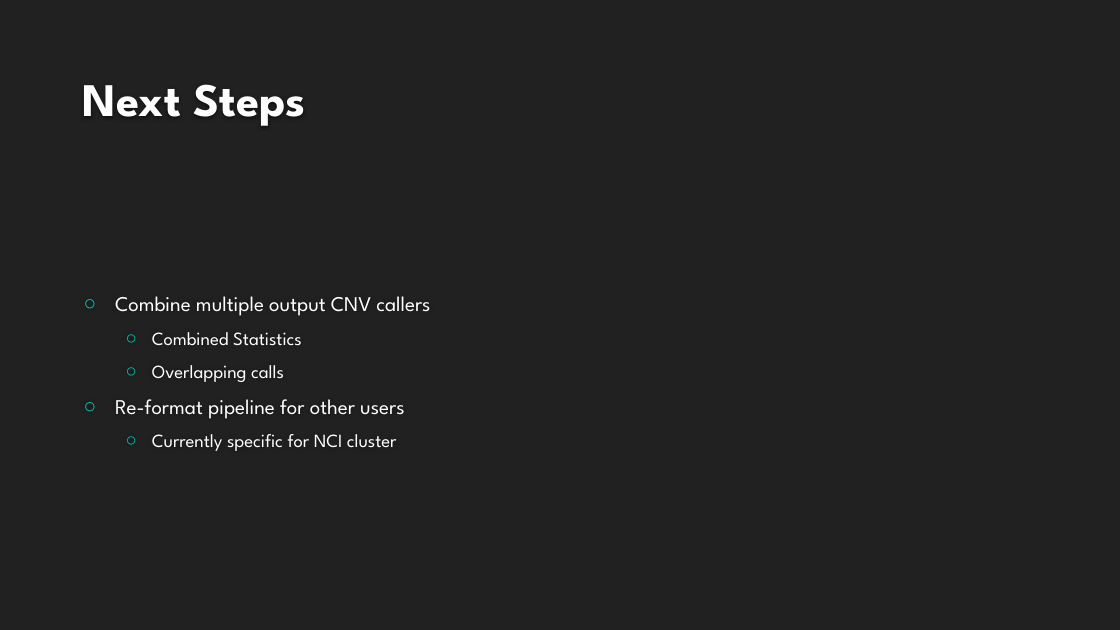
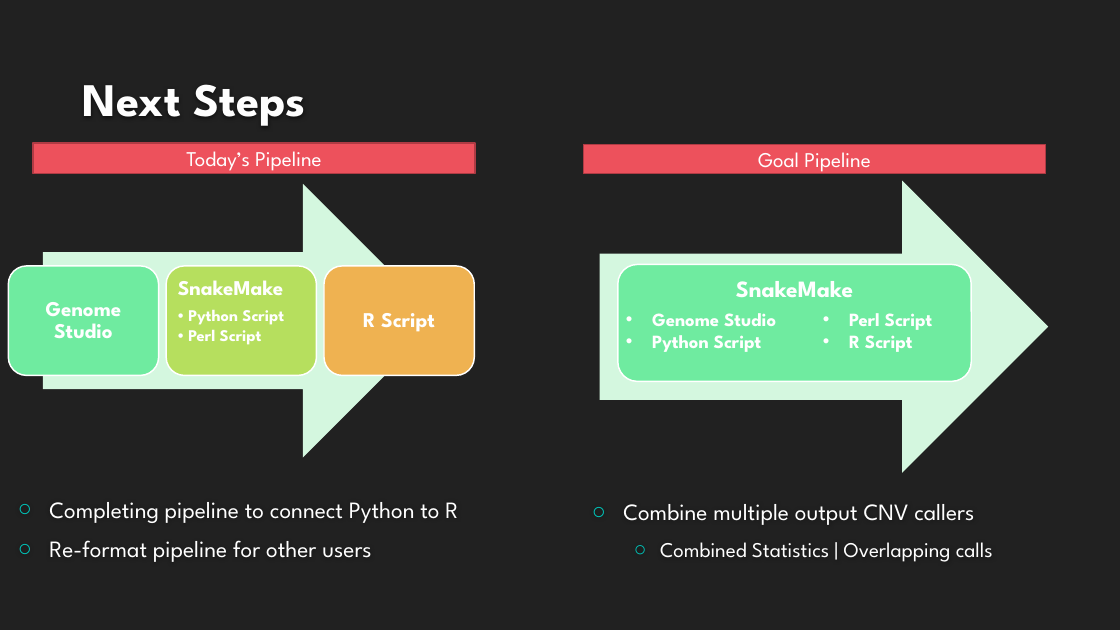
Before and after one commit to NCBI-Hackathons/Scan2CNV, a slide deck: slide 7 of files/Final_Present.pptx. Drawn at 1120x630 pixels with LibreOffice and Linux fonts; fonts in the diff are those of the drawing; background and template pictures are left out. Boxes give left, top, right and bottom in pixels: in the first picture for what was removed or moved away, otherwise in the second. Text is boxed around its words. In the diff, an @@ line names an element or a change of style, - is before the commit and + after.

```diff
--- a/files/Final_Present.pptx
+++ b/files/Final_Present.pptx
@@ rectangle added at (33,143,475,173), fill #ED515C, outline #AF3C44 1.25 pt, 18 pt, text #FFFFFF @@
+Today’s Pipeline
@@ rectangle added at (584,145,1046,173), fill #ED515C, outline #AF3C44 1.25 pt, 18 pt, text #FFFFFF @@
+Goal Pipeline
@@ right arrow added at (600,181,1049,473), fill #D5F7DF @@
@@ rounded rectangle added at (618,265,972,381), fill #6FEBA0, outline #FFFFFF 1.25 pt @@
@@ text added at (736,281,853,297), 20 pt, text #FFFFFF, bold @@
+SnakeMake
@@ group added at (8,184,475,458): 3 rounded rectangles, 3 texts, 1 right arrow @@
+Genome Studio
+SnakeMake
+  •• Python Script
+  •• Perl Script
+R Script
@@ text added at (652,313,776,352), 16 pt, text #FFFFFF, bold @@
+• Genome Studio
+• Python Script
@@ text added at (849,313,933,352), 16 pt, text #FFFFFF, bold @@
+• Perl Script
+• R Script
@@ text at (152,434,397,451): paragraph removed @@
-  ○ Currently specific for NCI cluster
@@ text "Completing pipeline to connect Python ...": place and size @@
-text "Completing pipeline to connect Python ..." at (115,296,430,451)
+text "Completing pipeline to connect Python ..." at (49,502,458,562)
@@ text at (49,502,458,523): text changed; size 16 to 20 pt @@
-○ Combine multiple output CNV callers
-  ○ Combined Statistics
-  ○ Overlapping calls
+○ Completing pipeline to connect Python to R
@@ text added at (623,504,993,562), 18 pt, text #FFFFFF @@
+○ Combine multiple output CNV callers
+  ○ Combined Statistics | Overlapping calls
@@ text at (49,540,371,562): size 18 to 20 pt in "Re-format pipeline for other users" @@
```
Also in this commit, not shown: 4 other slides changed.
